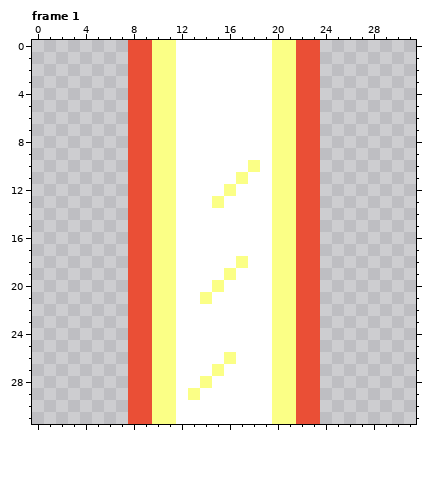
Two versions of one pixel-art file, Attacks/Beam/body.aseprite. The picture above is the old version.
32x32 pixels, 1 frame. Shown: frame 1. The commit also changed other frames, which this record leaves out.
After:
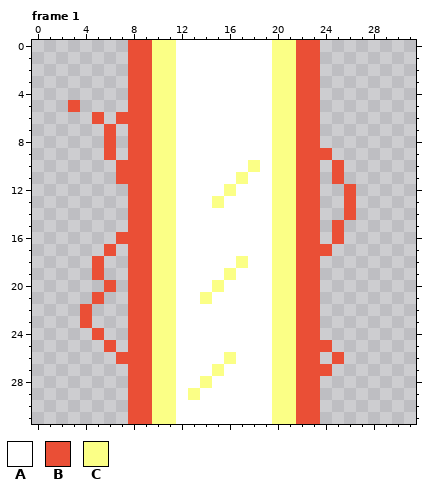
Palette (. is transparent): A #ffffff  B #ea4f36  C #fbff86
Edits made:
Changed rows in their new state; - is an unchanged pixel.
Frame 1, layer "Layer 2":
first column x 3:
 5 B-----------------------
 6 --B-B-------------------
 7 ---B--------------------
 8 ---B--------------------
 9 ---B-----------------B--
10 ----B-----------------B-
11 ----B-----------------B-
12 -----------------------B
13 -----------------------B
14 -----------------------B
15 ----------------------B-
16 ----B-----------------B-
17 ---B-----------------B--
18 --B---------------------
19 --B---------------------
20 ---B--------------------
21 --B---------------------
22 -B----------------------
23 -B----------------------
24 --B---------------------
25 ---B-----------------B--
26 ----B-----------------B-
27 ---------------------B--
Changed places in both pictures, as pixel boxes (x1, y1, x2, y2):
added: (68, 100, 128, 184)
added: (320, 148, 356, 256)
added: (80, 232, 128, 364)
added: (320, 340, 344, 376)
